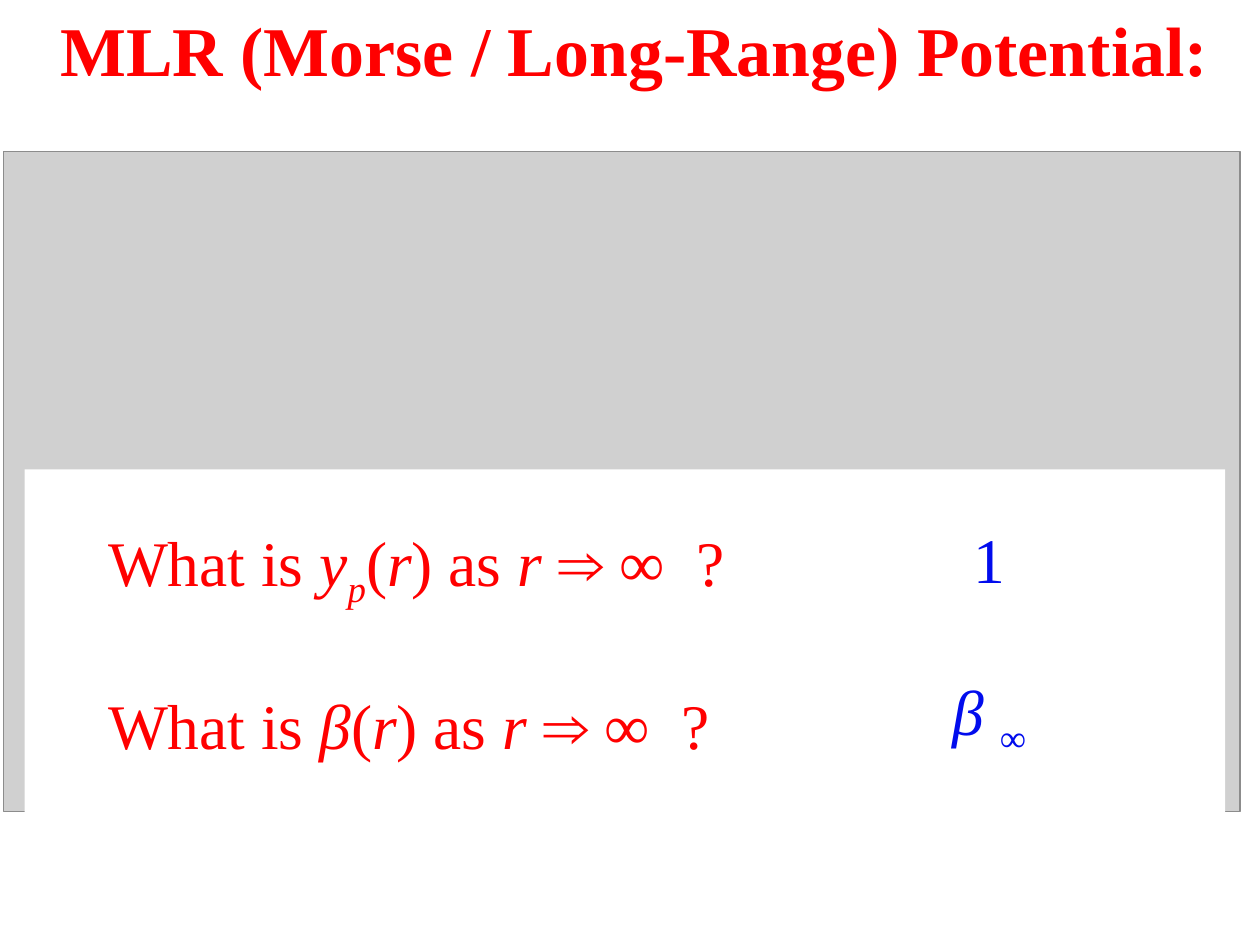
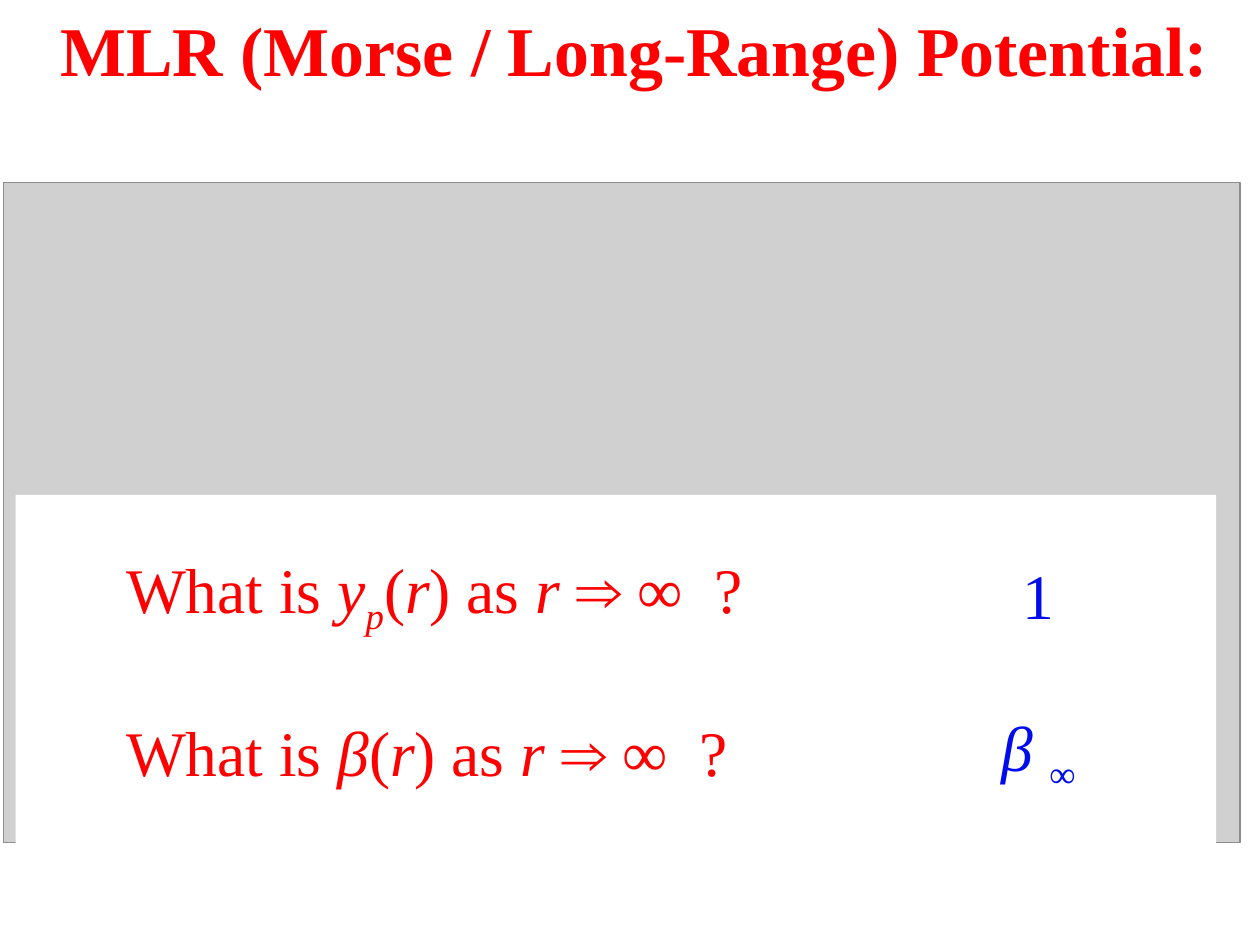
Before and after one commit to HPQC-LABS/polyMLR, a slide deck: slide 7 of 2018-06-20-polyMLR(ISMS).odp. Drawn at 1260x945 pixels with LibreOffice and Linux fonts; fonts in the diff are those of the drawing; grey boxes stand for pictures. Boxes give left, top, right and bottom in pixels: in the first picture for what was removed or moved away, otherwise in the second. Text is boxed around its words. In the diff, an @@ line names an element or a change of style, - is before the commit and + after.

```diff
--- a/2018-06-20-polyMLR(ISMS).odp
+++ b/2018-06-20-polyMLR(ISMS).odp
@@ picture: place and size @@
-picture at <box>3,151,1241,811</box>
+picture at <box>3,183,1241,843</box>
@@ rectangle: place and size @@
-rectangle at <box>25,470,1226,839</box>
+rectangle at <box>16,495,1217,907</box>
@@ text "1": place and size @@
-text "1" at <box>952,541,1005,747</box>
+text "1" at <box>1002,577,1055,783</box>
@@ text "What is yp(r) as r ...": place and size @@
-text "What is yp(r) as r ..." at <box>108,542,543,761</box>
+text "What is yp(r) as r ..." at <box>126,569,561,788</box>
```
Also in this commit, not shown: 12 other slides changed, 9 slides added, 3 slides removed, 3 other files.
